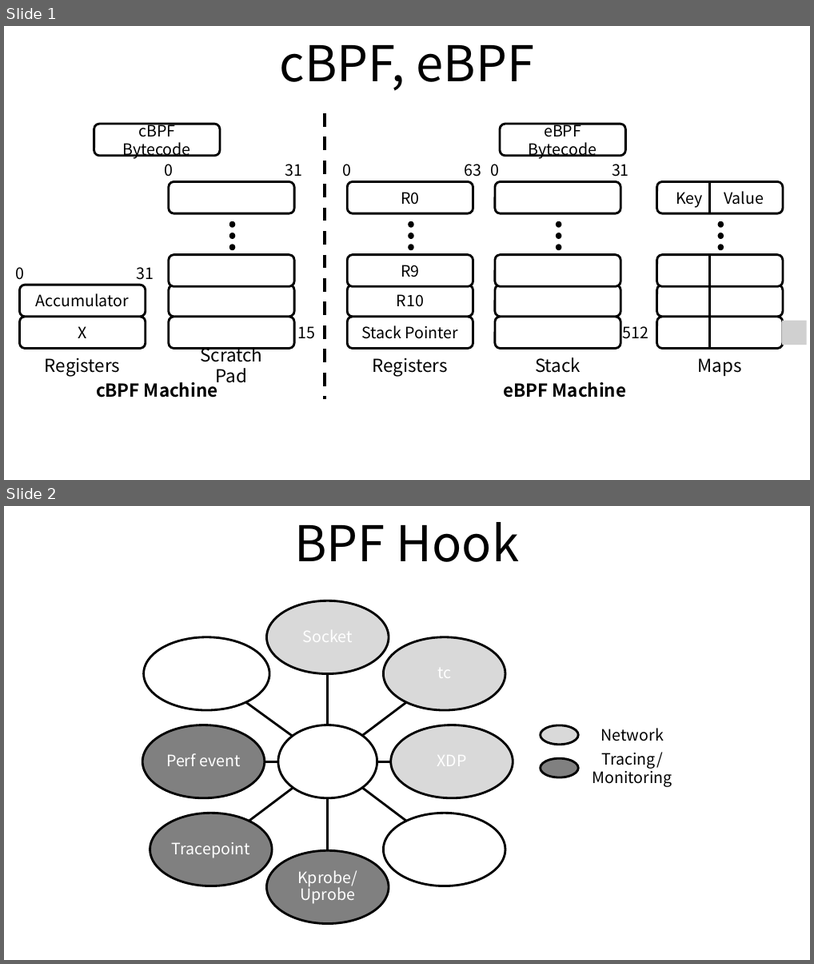
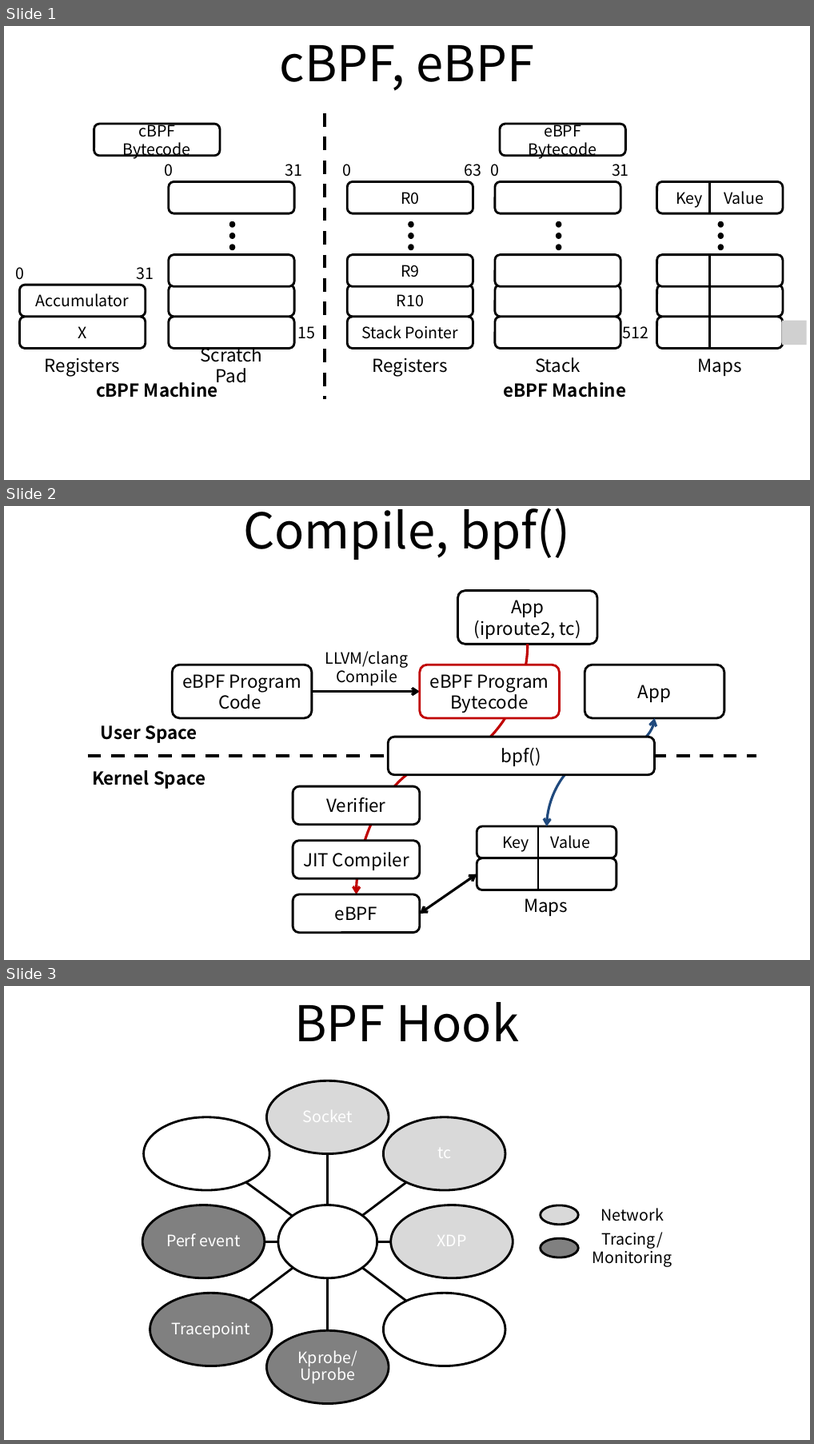
Before and after one commit to ssup2/blog-old, a slide deck: images/theory_analysis/Linux_BPF/Linux_BPF_XDP.pptx. Shown one above the other, each under a label of ours: slides 1 and 2 before the commit, slides 1, 2 and 3 after it. The pictures are 814x964 and 814x1444 pixels, drawn with LibreOffice and Linux fonts; fonts in the diff are those of the drawing; grey boxes stand for pictures. Boxes give left, top, right and bottom in pixels: in the first picture for what was removed or moved away, otherwise in the second. Text is boxed around its words. In the diff, an @@ line names an element or a change of style, - is before the commit and + after.

```diff
--- a/images/theory_analysis/Linux_BPF/Linux_BPF_XDP.pptx
+++ b/images/theory_analysis/Linux_BPF/Linux_BPF_XDP.pptx
@@ slide 2 added at [4, 506, 810, 960], background #FFFFFF @@
@@ title added at [243, 508, 570, 560], 44 pt, text #000000 @@
+Compile, bpf()
@@ rounded rectangle added at [458, 591, 598, 644], fill #FFFFFF, outline #000000 2 pt, 16 pt, text #000000 @@
+App
+(iproute2, tc)
@@ curved arrow added from (528, 644) to (356, 894), #C00000 2.25 pt @@
@@ rounded rectangle added at [173, 665, 312, 718], fill #FFFFFF, outline #000000 2 pt, 16 pt, text #000000 @@
+eBPF Program Code
@@ text added at [326, 651, 409, 686], 14 pt, text #000000 @@
+LLVM/clang
+Compile
@@ rounded rectangle added at [420, 665, 560, 718], fill #FFFFFF, outline #C00000 2 pt, 16 pt, text #000000 @@
+eBPF Program Bytecode
@@ rounded rectangle added at [585, 665, 724, 718], fill #FFFFFF, outline #000000 2 pt, 16 pt, text #000000 @@
+App
@@ arrow added from (312, 692) to (420, 692), #000000 2.25 pt @@
@@ curved double arrow added from (654, 718) to (546, 826), #1F497D 2.25 pt @@
@@ text added at [101, 725, 197, 743], 16 pt, text #000000, bold @@
+User Space
@@ rounded rectangle added at [388, 736, 654, 775], fill #FFFFFF, outline #000000 2 pt, 16 pt, text #000000 @@
+bpf()
@@ line added from (88, 756) to (756, 756), #000000 3 pt dashed @@
@@ text added at [92, 770, 206, 788], 16 pt, text #000000, bold @@
+Kernel Space
@@ rounded rectangle added at [293, 786, 419, 824], fill #FFFFFF, outline #000000 2 pt, 16 pt, text #000000 @@
+Verifier
@@ rounded rectangle added at [293, 840, 419, 878], fill #FFFFFF, outline #000000 2 pt, 16 pt, text #000000 @@
+JIT Compiler
@@ rounded rectangle added at [478, 826, 617, 857], fill #FFFFFF, outline #000000 2 pt, 14 pt, text #000000 @@
+Key Value
@@ line added from (538, 826) to (538, 890), #000000 1.5 pt @@
@@ rounded rectangle added at [478, 857, 617, 889], fill #FFFFFF, outline #000000 2 pt @@
@@ double arrow added from (478, 874) to (420, 913), #000000 2.25 pt @@
@@ rounded rectangle added at [293, 894, 419, 932], fill #FFFFFF, outline #000000 2 pt, 16 pt, text #000000 @@
+eBPF
@@ text added at [524, 898, 568, 916], 16 pt, text #000000 @@
+Maps
@@ what was slide 2 is now slide 3 @@
```
Also in this commit, not shown: 2 other files.
